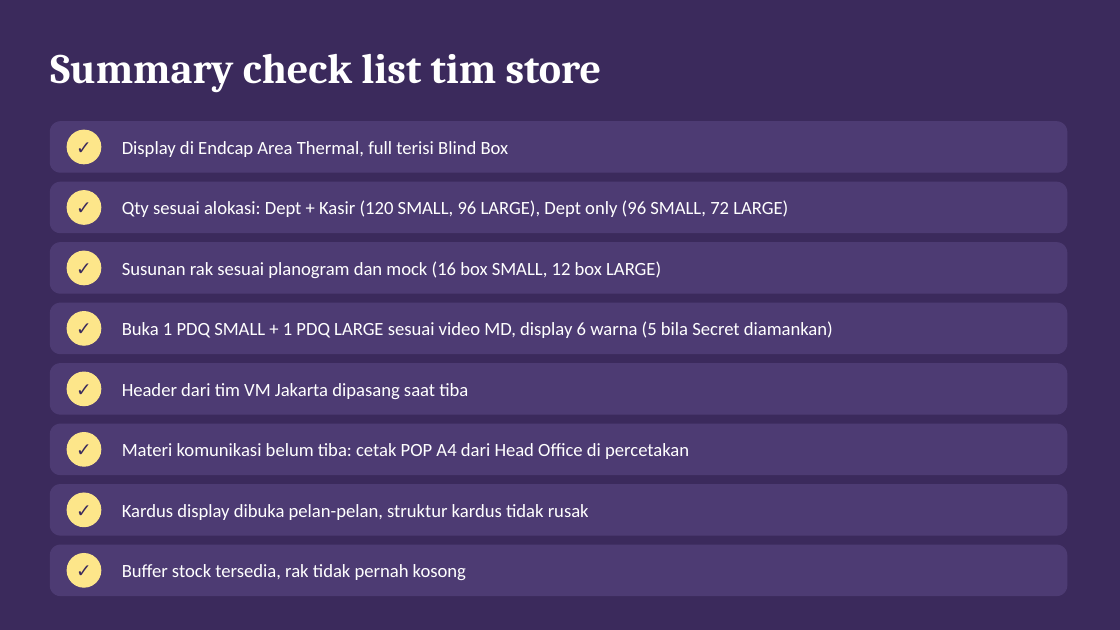
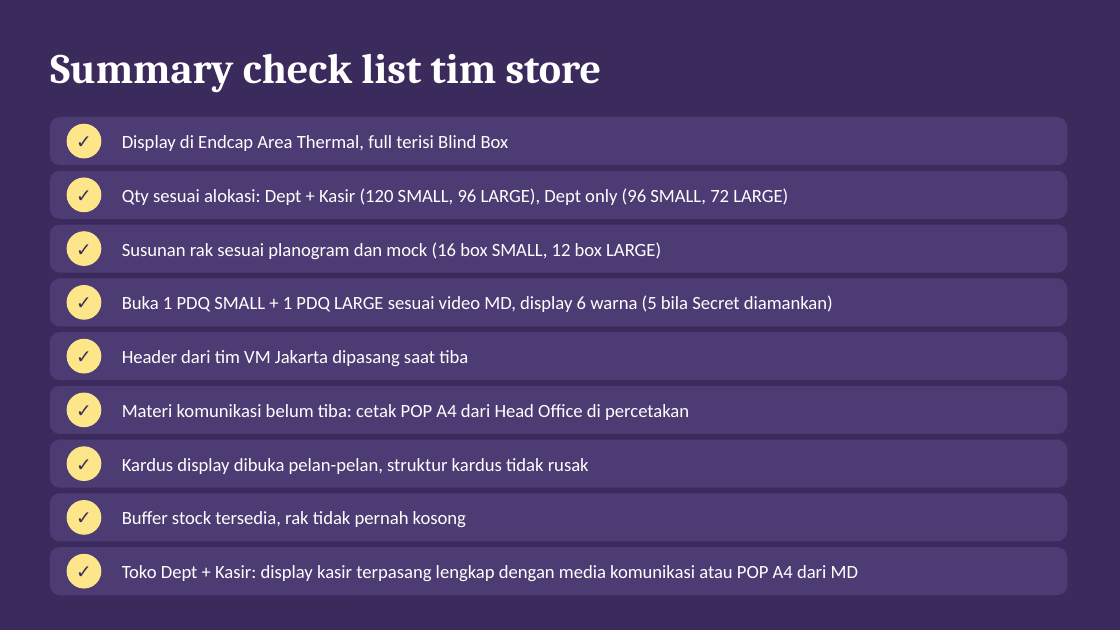
Before and after one commit to eriehermawan-hci/Testing-Erie, a slide deck: slide 12 of Instruksi_Display_Blind_Box_Thermal.pptx (slide 11 before the commit). Drawn at 1120x630 pixels with LibreOffice and Linux fonts; fonts in the diff are those of the drawing. Boxes give left, top, right and bottom in pixels: in the first picture for what was removed or moved away, otherwise in the second. Text is boxed around its words. In the diff, an @@ line names an element or a change of style, - is before the commit and + after.

```diff
--- a/Instruksi_Display_Blind_Box_Thermal.pptx
+++ b/Instruksi_Display_Blind_Box_Thermal.pptx
@@ 2 texts, 1 ellipse, 1 rounded rectangle: place and size @@
-2 texts, 1 ellipse, 1 rounded rectangle at (50,122,1067,172)
+2 texts, 1 ellipse, 1 rounded rectangle at (50,118,1067,165)
@@ rounded rectangle: place and size @@
-rounded rectangle at (50,182,1067,233)
+rounded rectangle at (50,171,1067,218)
@@ ellipse: place and size @@
-ellipse at (67,191,101,224)
+ellipse at (67,178,101,212)
@@ text "✓": place and size @@
-text "✓" at (67,191,101,224)
+text "✓" at (67,178,101,212)
@@ text "Qty sesuai alokasi: Dept + ...": place and size @@
-text "Qty sesuai alokasi: Dept + ..." at (122,200,788,217)
+text "Qty sesuai alokasi: Dept + ..." at (122,188,788,205)
@@ 2 texts, 1 ellipse, 1 rounded rectangle: place and size @@
-2 texts, 1 ellipse, 1 rounded rectangle at (50,243,1067,293)
+2 texts, 1 ellipse, 1 rounded rectangle at (50,225,1067,272)
@@ rounded rectangle: place and size @@
-rounded rectangle at (50,303,1067,354)
+rounded rectangle at (50,279,1067,326)
@@ ellipse: place and size @@
-ellipse at (67,312,101,345)
+ellipse at (67,286,101,319)
@@ text "✓": place and size @@
-text "✓" at (67,312,101,345)
+text "✓" at (67,286,101,319)
@@ text "Buka 1 PDQ SMALL + ...": place and size @@
-text "Buka 1 PDQ SMALL + ..." at (122,321,833,338)
+text "Buka 1 PDQ SMALL + ..." at (122,295,833,312)
@@ rounded rectangle: place and size @@
-rounded rectangle at (50,364,1067,414)
+rounded rectangle at (50,333,1067,380)
@@ ellipse: place and size @@
-ellipse at (67,372,101,406)
+ellipse at (67,339,101,373)
@@ text "✓": place and size @@
-text "✓" at (67,372,101,406)
+text "✓" at (67,339,101,373)
@@ text "Header dari tim VM Jakarta ...": place and size @@
-text "Header dari tim VM Jakarta ..." at (122,383,468,399)
+text "Header dari tim VM Jakarta ..." at (122,350,468,366)
@@ 2 texts, 1 ellipse, 1 rounded rectangle: place and size @@
-2 texts, 1 ellipse, 1 rounded rectangle at (50,424,1067,475)
+2 texts, 1 ellipse, 1 rounded rectangle at (50,386,1067,434)
@@ 2 texts, 1 ellipse, 1 rounded rectangle: place and size @@
-2 texts, 1 ellipse, 1 rounded rectangle at (50,485,1067,535)
+2 texts, 1 ellipse, 1 rounded rectangle at (50,440,1067,487)
@@ rounded rectangle added at (50,494,1067,541), fill #4D3B73, outline #4D3B73 1 pt @@
@@ ellipse added at (67,501,101,534), fill #FDE68A, outline #FDE68A 1 pt @@
@@ text added at (67,501,101,534), 16 pt, text #3B2A5C, bold @@
+✓
@@ text "Buffer stock tersedia, rak tidak ...": place and size @@
-text "Buffer stock tersedia, rak tidak ..." at (122,564,466,580)
+text "Buffer stock tersedia, rak tidak ..." at (122,511,466,527)
@@ text added at (122,565,858,581), 16 pt, text #FFFFFF @@
+Toko Dept + Kasir: display kasir terpasang lengkap dengan media komunikasi atau POP A4 dari MD
```
Also in this commit, not shown: 5 other slides changed, 1 slide added.
